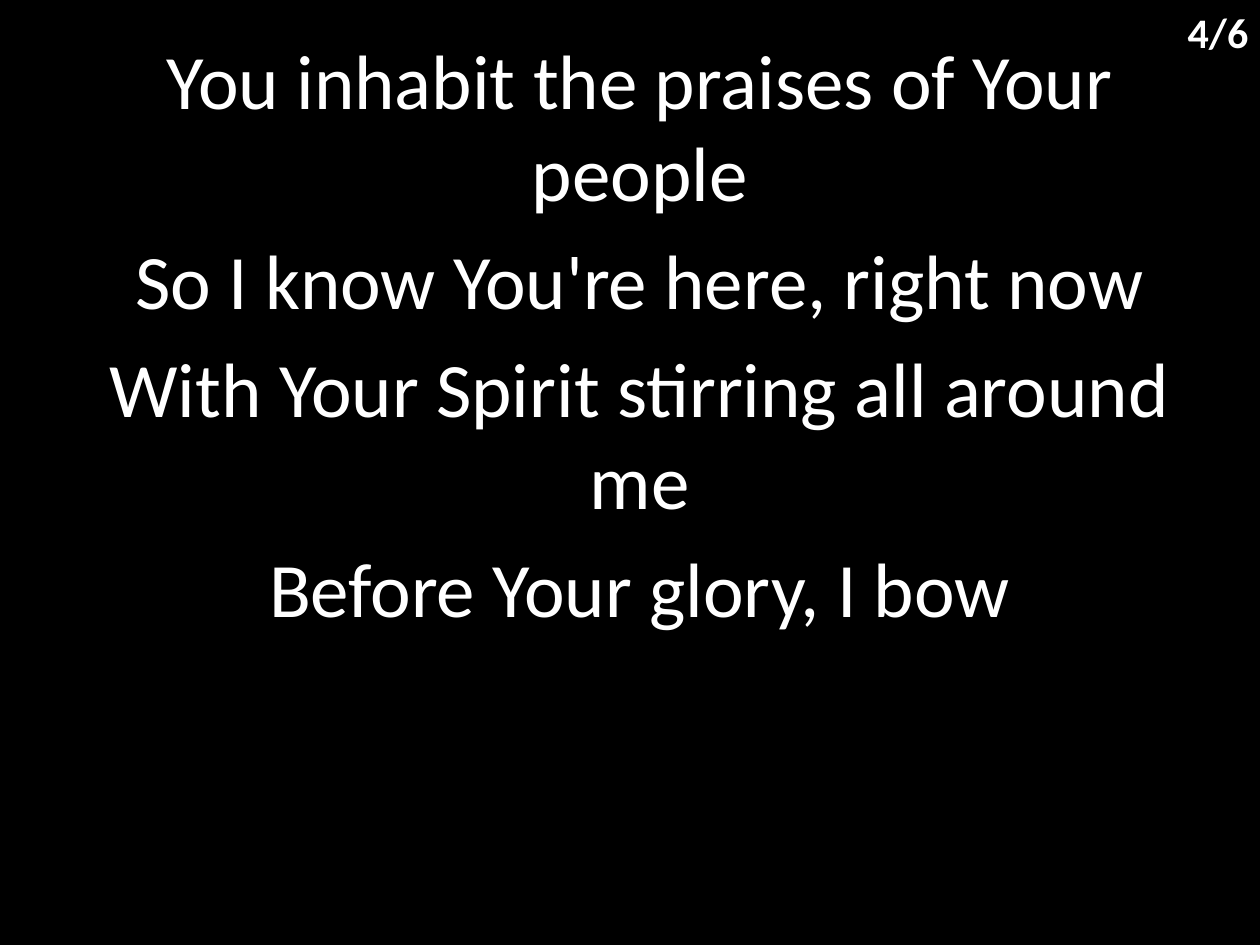
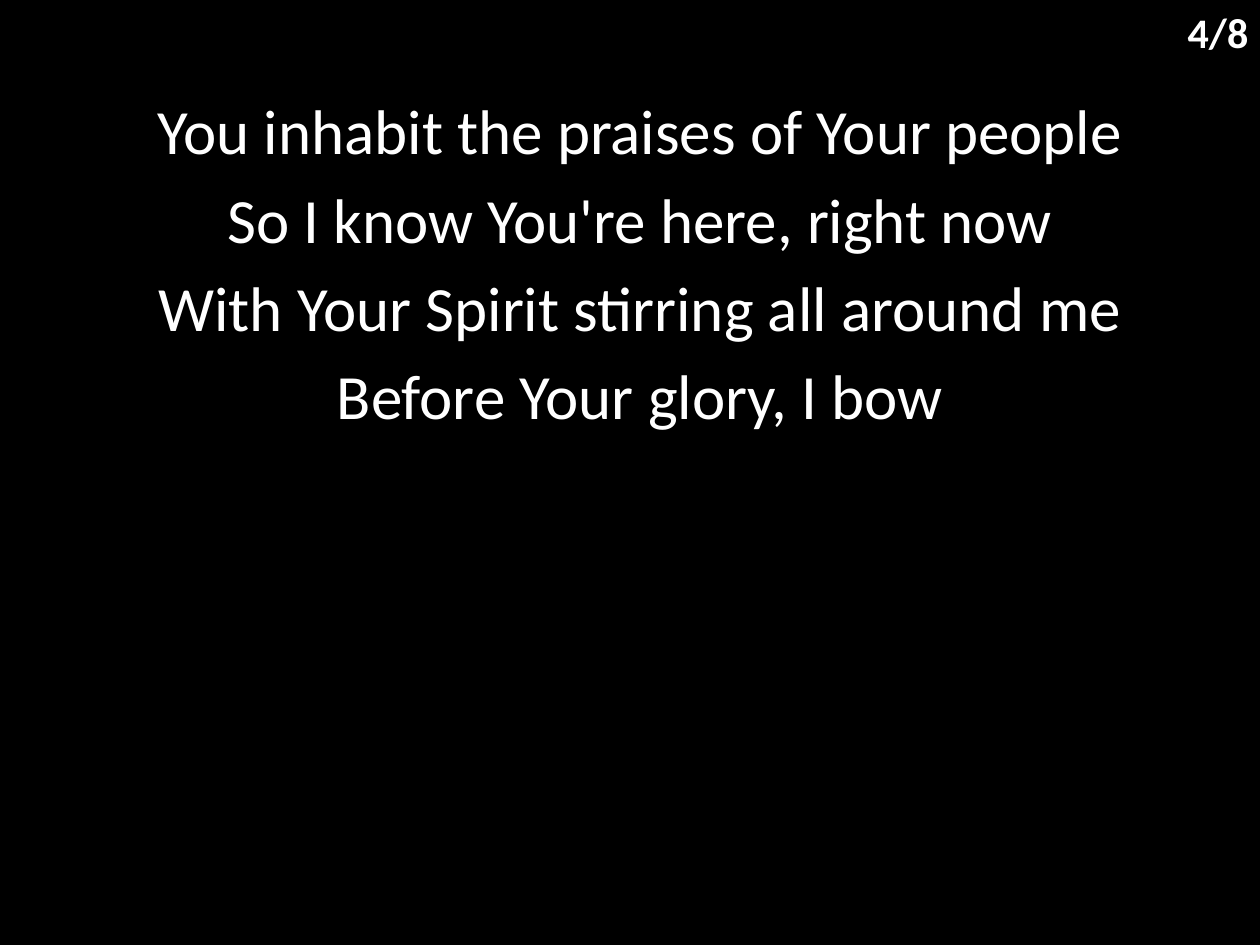
Before and after one commit to hoo-are-ya/worship, a slide deck: slide 5 of docs/songs/i love you lord - to my king.pptx. Drawn at 1260x945 pixels with LibreOffice and Linux fonts; fonts in the diff are those of the drawing. Boxes give left, top, right and bottom in pixels: in the first picture for what was removed or moved away, otherwise in the second. Text is boxed around its words. In the diff, an @@ line names an element or a change of style, - is before the commit and + after.

```diff
--- a/docs/songs/i love you lord - to my king.pptx
+++ b/docs/songs/i love you lord - to my king.pptx
@@ text at (1188,18,1249,50): text changed @@
-4/6
+4/8
@@ subtitle "You inhabit the praises of ...": place and size @@
-subtitle "You inhabit the praises of ..." at (110,55,1168,631)
+subtitle "You inhabit the praises of ..." at (157,110,1121,430)
@@ subtitle "You inhabit the praises of ..." at (157,110,1121,430): size 44 to 36 pt; less space between paragraphs @@
```
Also in this commit, not shown: 5 other slides changed, 2 slides added, 5 other files.
